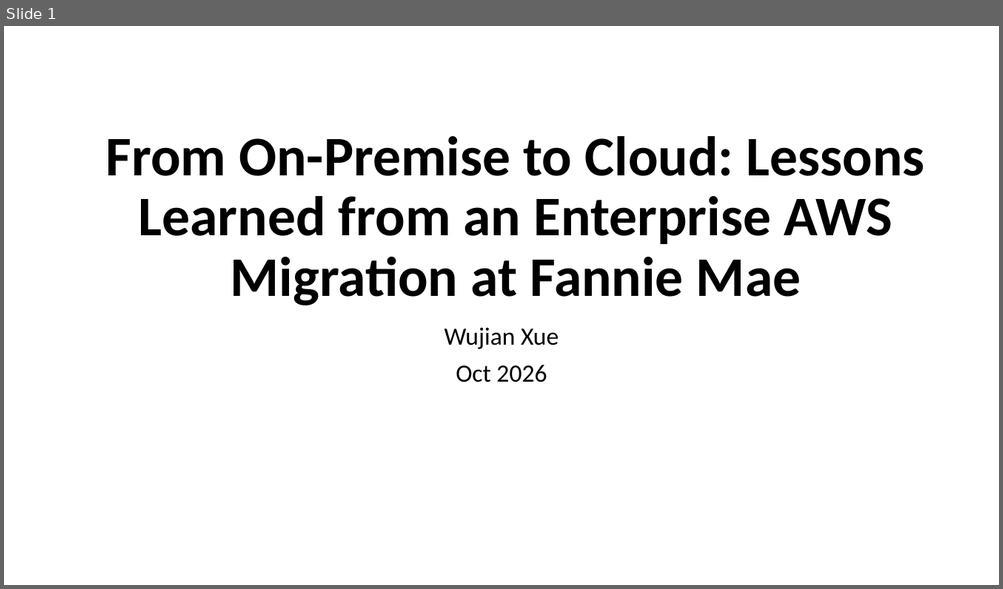
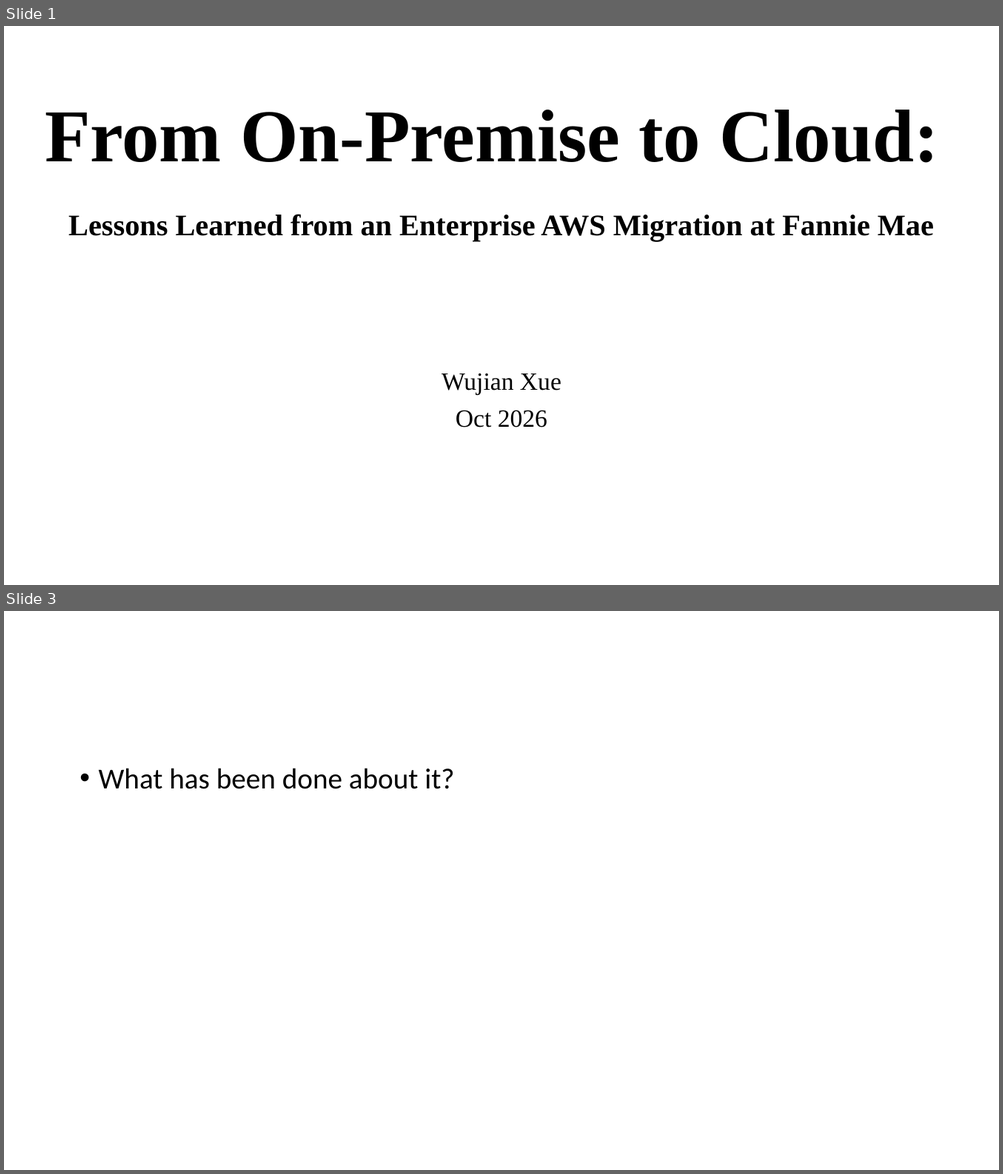
Before and after one commit to wx2123/WSDS-2026-OH, a slide deck: 2026 WSDS - Wujian Xue.pptx. Shown one above the other, each under a label of ours: slide 1 before the commit, slides 1 and 3 after it; the slides between them are not shown. The pictures are 1003x589 and 1003x1174 pixels, drawn with LibreOffice and Linux fonts; fonts in the diff are those of the drawing. Boxes give left, top, right and bottom in pixels: in the first picture for what was removed or moved away, otherwise in the second. Text is boxed around its words. In the diff, an @@ line names an element or a change of style, - is before the commit and + after.

```diff
--- a/2026 WSDS - Wujian Xue.pptx
+++ b/2026 WSDS - Wujian Xue.pptx
@@ slide 3 added at (4, 611, 999, 1170), background #FFFFFF @@
@@ text added at (99, 768, 454, 789), 28 pt, text #000000 @@
+• What has been done about it?
@@ slide 1 changed as well @@
@@ title "From On-Premise to Cloud: Lessons ...": place and size @@
-title "From On-Premise to Cloud: Lessons ..." at (106, 136, 925, 306)
+title "From On-Premise to Cloud: Lessons ..." at (45, 110, 939, 242)
@@ title "From On-Premise to Cloud: Lessons ..." at (45, 110, 939, 242): size 54 to 72 pt in "From On-Premise to Cloud:"; size 54 to 28.8 pt in "Lessons Learned from an Enterprise AWS Migration ..."; font Calibri to Times New Roman @@
@@ subtitle "Wujian Xue": place and size @@
-subtitle "Wujian Xue" at (444, 328, 558, 383)
+subtitle "Wujian Xue" at (441, 373, 561, 428)
@@ subtitle "Wujian Xue" at (441, 373, 561, 428): font Calibri to Times New Roman @@
```
Also in this commit, not shown: 4 other slides added.
